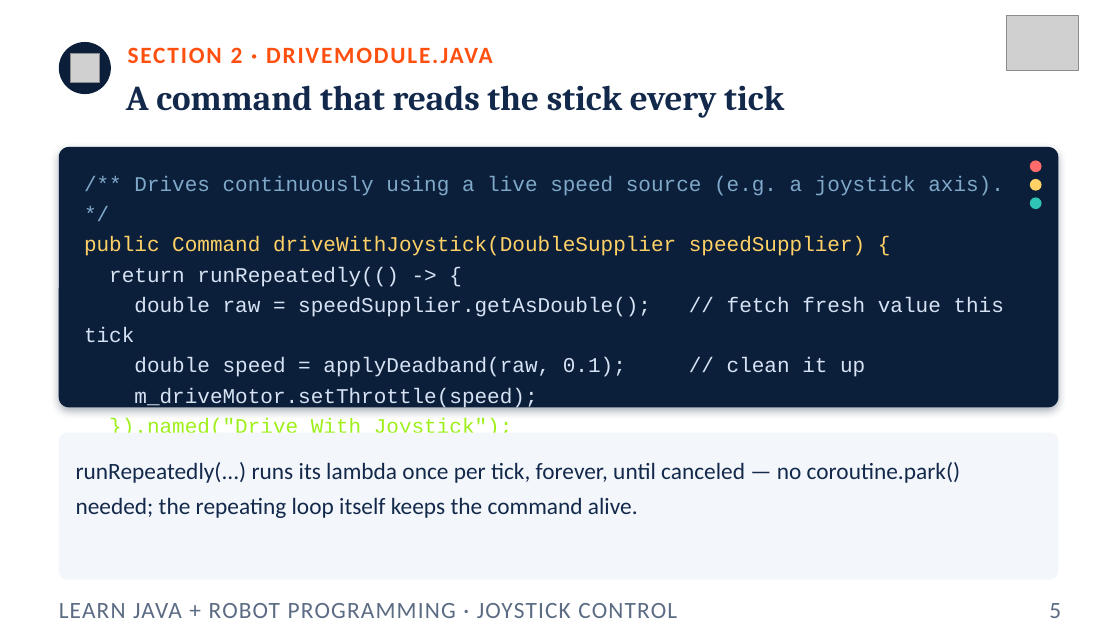
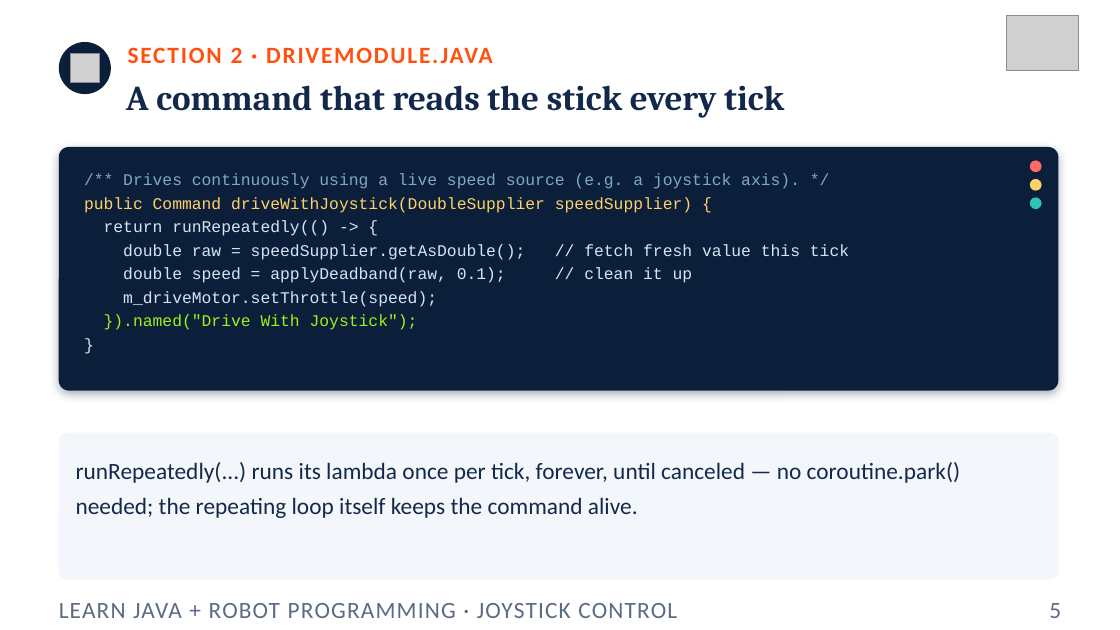
Before and after one commit to FRC5010/BasicRobotLessons, a slide deck: slide 5 of docs/presentations/v3/02-joystick-control.pptx. Drawn at 1120x630 pixels with LibreOffice and Linux fonts; fonts in the diff are those of the drawing; grey boxes stand for pictures. Boxes give left, top, right and bottom in pixels: in the first picture for what was removed or moved away, otherwise in the second. Text is boxed around its words. In the diff, an @@ line names an element or a change of style, - is before the commit and + after.

```diff
--- a/docs/presentations/v3/02-joystick-control.pptx
+++ b/docs/presentations/v3/02-joystick-control.pptx
@@ rounded rectangle: place and size @@
-rounded rectangle at (59, 147, 1059, 408)
+rounded rectangle at (59, 147, 1059, 391)
@@ rounded rectangle at (59, 147, 1059, 391): proportions changed @@
@@ text "/** Drives continuously using a ..." at (84, 173, 849, 330): size 18 to 14 pt @@
```
Also in this commit, not shown: 3 other slides changed, 11 other files.
